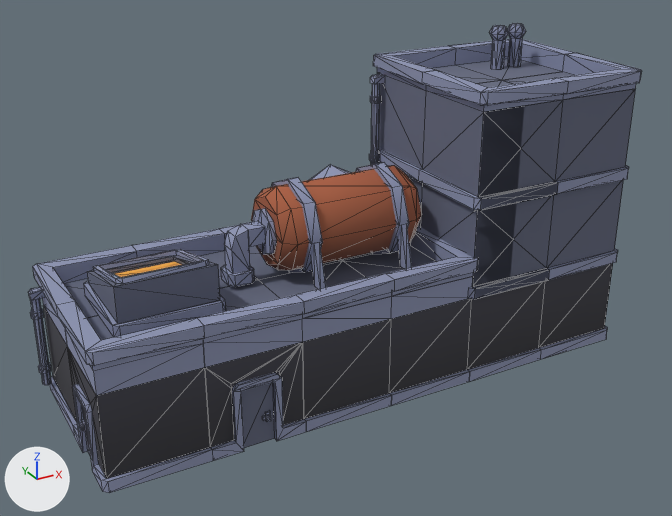
The glTF model kenney/city-kit-industrial/building-r.glb: old version first, new version second.
Camera for both pictures: a camera (50 mm lens) standing at (-1.79, -3.44, 2.13) and looking at (0.04, -0.13, 0.48). The axes (+X, +Y, +Z) are drawn at lower left. The lights are the same throughout. The picture after the commit comes second. Mesh edges are drawn as thin lines. Vertices at exactly the same position are counted once.

Objects in the first picture: 'building-r'.
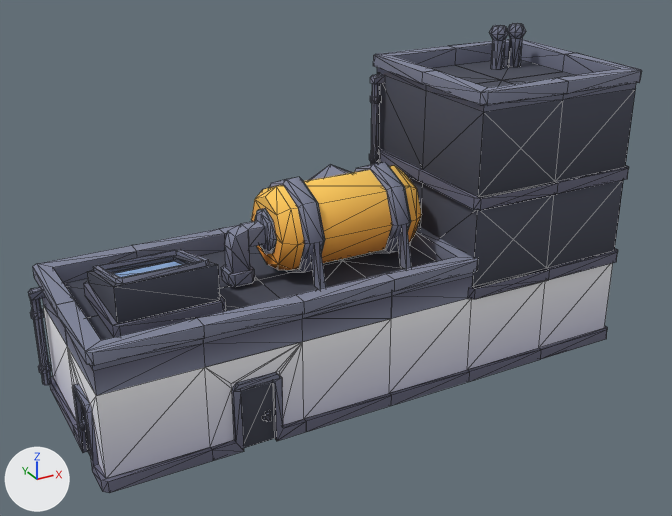
Changed parts and their boxes [x1, y1, x2, y2] in the pictures (672 x 516 px):
part 1 of me_building_r, built on
    before: [203, 101, 563, 367]
    after: [33, 162, 607, 479]
part 2 of me_building_r, added
    after: [431, 65, 641, 100]
part 3 of me_building_r, surface changed
    both: [29, 23, 642, 493]
part 4 of me_building_r, recoloured (orange to blue)
    both: [115, 262, 182, 277]

Patch to the scene script:
```diff
--- a/kenney/city-kit-industrial/building-r.glb.py
+++ b/kenney/city-kit-industrial/building-r.glb.py
@@ mat_colormap_specular @@
+mat_colormap_specular = bpy.data.materials.new('colormap-specular')
+# uses the picture img_colormap
@@ me_building_r @@
 # used by ob_building_r; location = (0.0, 0.0, 0.0)
-me_building_r.from_pydata(...)  # 1230 vertices, 1838 faces; spans x -1.24..1.24, y -0.64..0.64, z 0.0..1.39
+me_building_r.from_pydata(...)  # 1302 vertices, 1912 faces; spans x -1.24..1.24, y -0.64..0.64, z 0.0..1.39
+# me_building_r part 1: 6 vertices moved from x -0.36..0.22, y -0.42..-0.01, z 0.61..0.81 to x -0.35..0.15, y -0.35..-0.08, z 0.57..0.84; 28 vertices removed from x -0.78..0.82, y -0.63..0.19, z 0.45..0.92; 92 vertices added at x -1.2..1.24, y -0.63..0.19, z 0.0..0.92
+# me_building_r part 2: 6 vertices added at x 0.82, y -0.63..-0.21, z 1.2..1.28
+# me_building_r part 3: 1552 kept faces spanning x -1.24..1.24, y -0.64..0.64, z 0.0..1.39 get new texture (UV) coordinates
+# me_building_r part 4: 8 faces spanning x -1.16..1.12, y -0.45..0.17, z 0.03..1.05 switch from mat_colormap to mat_colormap_specular
+# other edits to the shape of me_building_r do not show in these pictures
```
